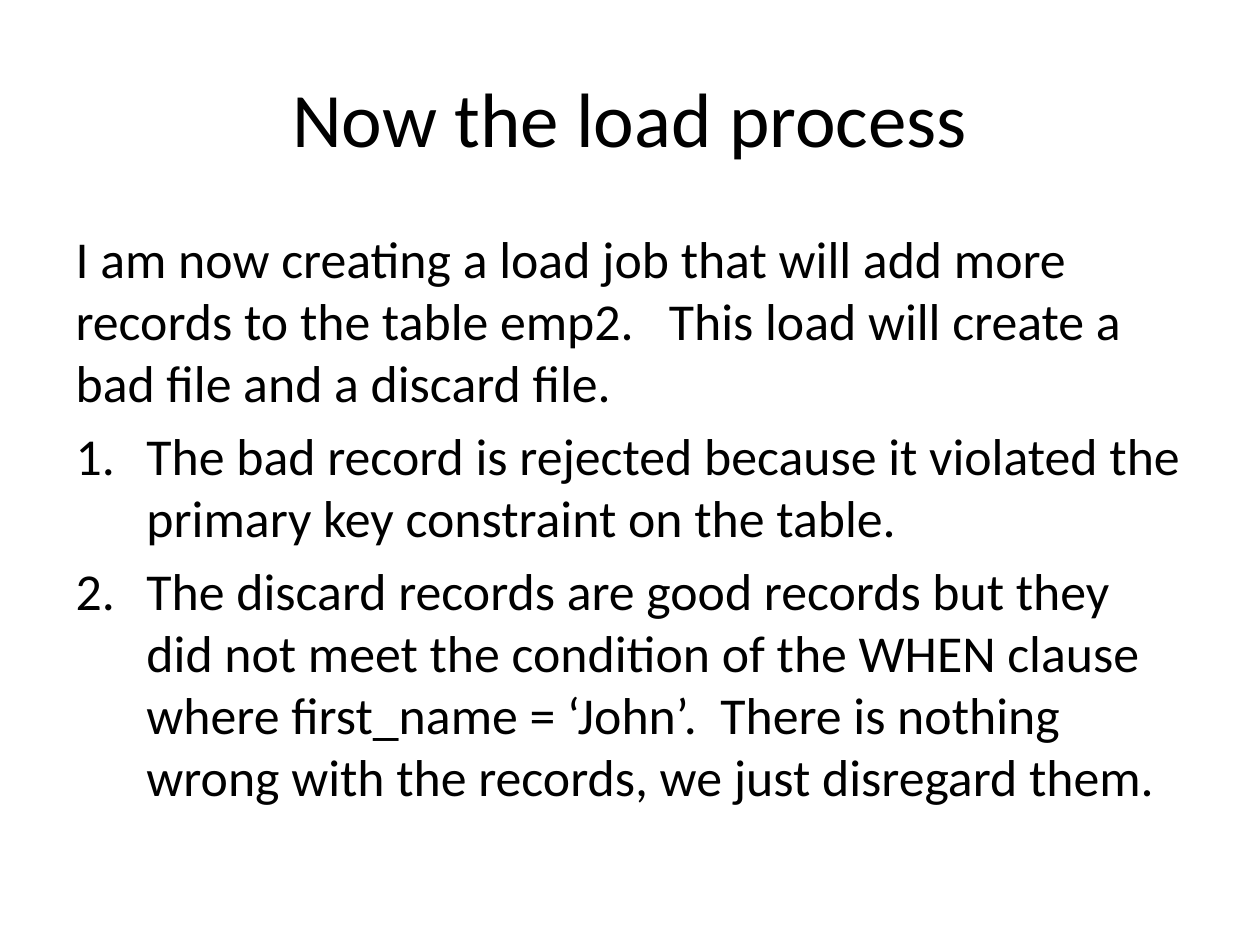
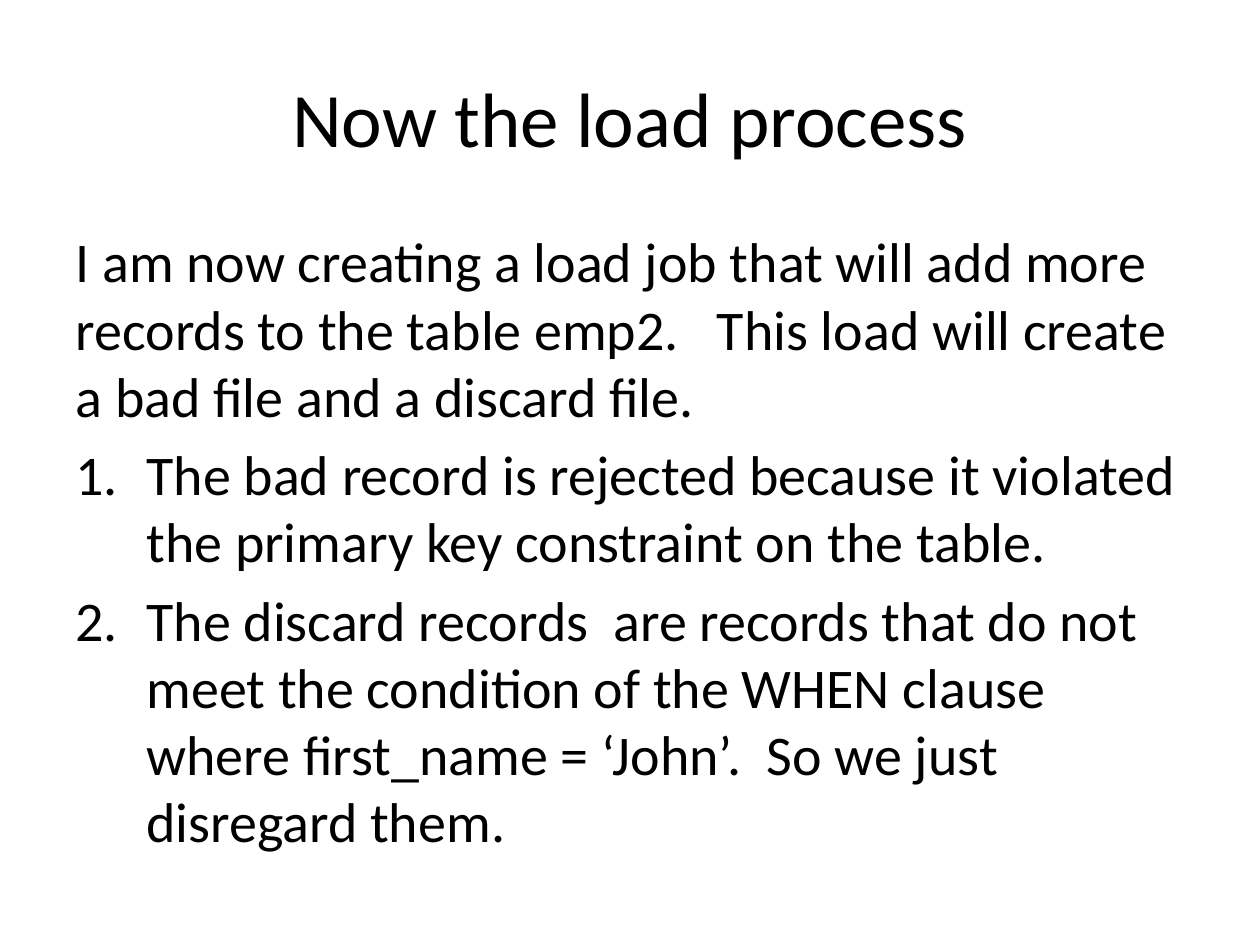
Before and after one commit to dottie333/dorothybox, a slide deck: slide 6 of SQLLDR/Bad_Vs_Discard.pptx. Drawn at 1260x945 pixels with LibreOffice and Linux fonts; fonts in the diff are those of the drawing. Boxes give left, top, right and bottom in pixels: in the first picture for what was removed or moved away, otherwise in the second. Text is boxed around its words. In the diff, an @@ line names an element or a change of style, - is before the commit and + after.

```diff
--- a/SQLLDR/Bad_Vs_Discard.pptx
+++ b/SQLLDR/Bad_Vs_Discard.pptx
@@ text at (76,243,1175,571): size 29.6 to 32 pt in "I am now creating a load job ...", "The bad record is rejected because it ..." @@
@@ text at (146,602,1137,852): text changed; size 29.6 to 32 pt @@
-2. The discard records are good records but they did not meet the condition of the WHEN clause where first_name = ‘John’. There is nothing wrong with the records, we just disregard them.
+2. The discard records are records that do not meet the condition of the WHEN clause where first_name = ‘John’. So we just disregard them.
```
Also in this commit, not shown: 1 other slide changed.
